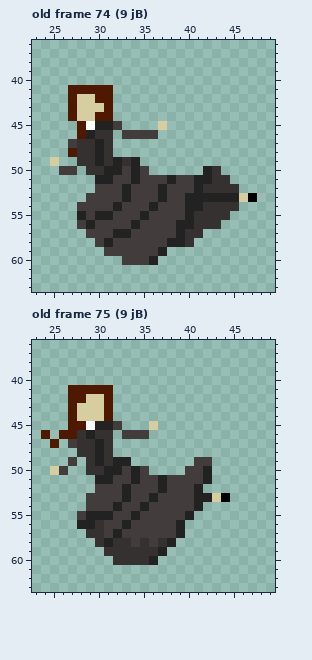
Pixel-art file -- GWS/Sprites/Movesets/GL Moveset/GL_Full_Moveset.ase. The picture above was drawn from the file before the commit.
64x64 pixels, 272 frames. Colours within 5 levels of each other are drawn and written as one. Shown: old frame 74 (9 jB): x 23..49, y 36..63; old frame 75 (9 jB): x 23..49, y 36..63. The commit also changed other frames, which this record leaves out.
And afterwards:
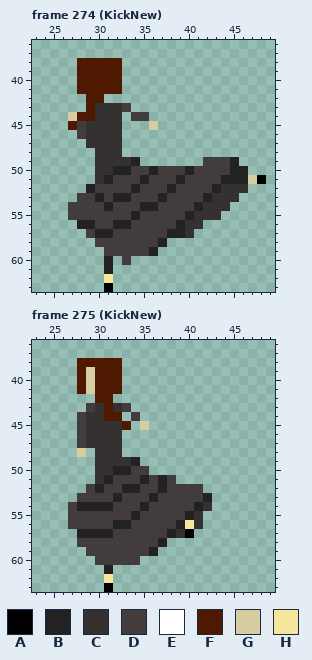
Palette (. is transparent): A #000000  B #222222  C #363131  D #423c3c  E #ffffff  F #4f1800  G #d6cda0  H #f4e69a
A new or re-ordered frame is compared with the old frame closest to it.
Changes in this commit:
frames 272 -> 275
Changed rows in their new state; - is an unchanged pixel.
Frame 274 (KickNew) is new; against old frame 74 (9 jB), layer "Layer":
first column x 25:
38 ---FFFFF----------------
39 ---FFFFF----------------
40 ---FFFFF----------------
41 --.----F----------------
42 --..F-.-----------------
43 --..FCCCD---------------
44 --GFFCCC-DD-------------
45 --FDCCCC---G.-----------
46 ---DC--C....------------
47 --..-C-C----------------
48 --...C-C----------------
49 .--..C-C---------DDDB---
50 -..-.-C-BD-BDDDBDDDDBB--
51 -----C---DB--DB-DDDBBBGA
52 ----B---DB--DB--DDB--C--
53 ---D-B-B-------DD-CCC..-
54 --D---BD--B----D----.---
55 --DD-DD--BD--------.----
56 ---B---BBD-----C-..-----
57 -----BBDD----B--.-------
58 ------D-----B...--------
59 -----------B.-----------
60 ------B--...------------
61 ------B-----------------
62 ------H-----------------
63 ------A-----------------
Frame 275 (KickNew) is new; against old frame 75 (9 jB), layer "Layer":
first column x 24:
38 ----FFFFF------------
39 ----FGFFF------------
40 ----FGFFF------------
41 ---.-G--F------------
42 ---...F--------------
43 ---..DC-CD-----------
44 ---.DCC-F-D----------
45 ---.DCCCCF-G.--------
46 .-..DC--C...---------
47 -.-.D-C-C------------
48 ----G.C-C------------
49 ---.-.C-CCB------..--
50 -..--.-C-BD-----...--
51 ------C---DB---....--
52 -----DB---B------D---
53 ----D---BD-------D-..
54 ---DBBBBD---------C--
55 ---D-DDD---------C---
56 ---DDDD-B-------HC---
57 ----BBBBD-----BCA----
58 ----DDDDDD-D-B.------
59 -----DDDDDDDB.-------
60 ------DDDDD..--------
61 -------B-------------
62 -------H-------------
63 -------A-------------
Changed places in both pictures, as pixel boxes (x1, y1, x2, y2):
changed: (50, 58, 266, 292)
changed: (41, 358, 230, 592)
